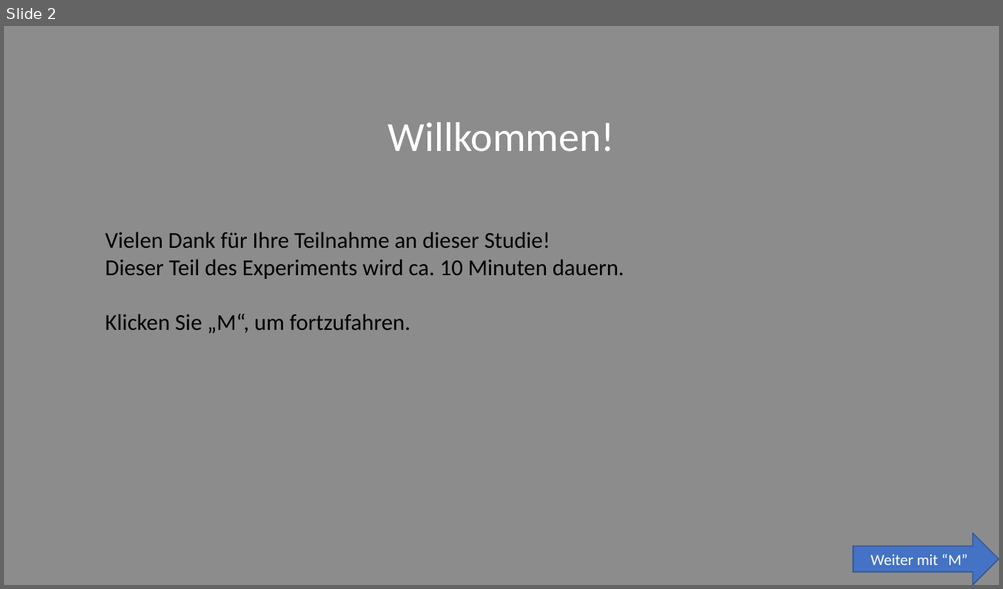
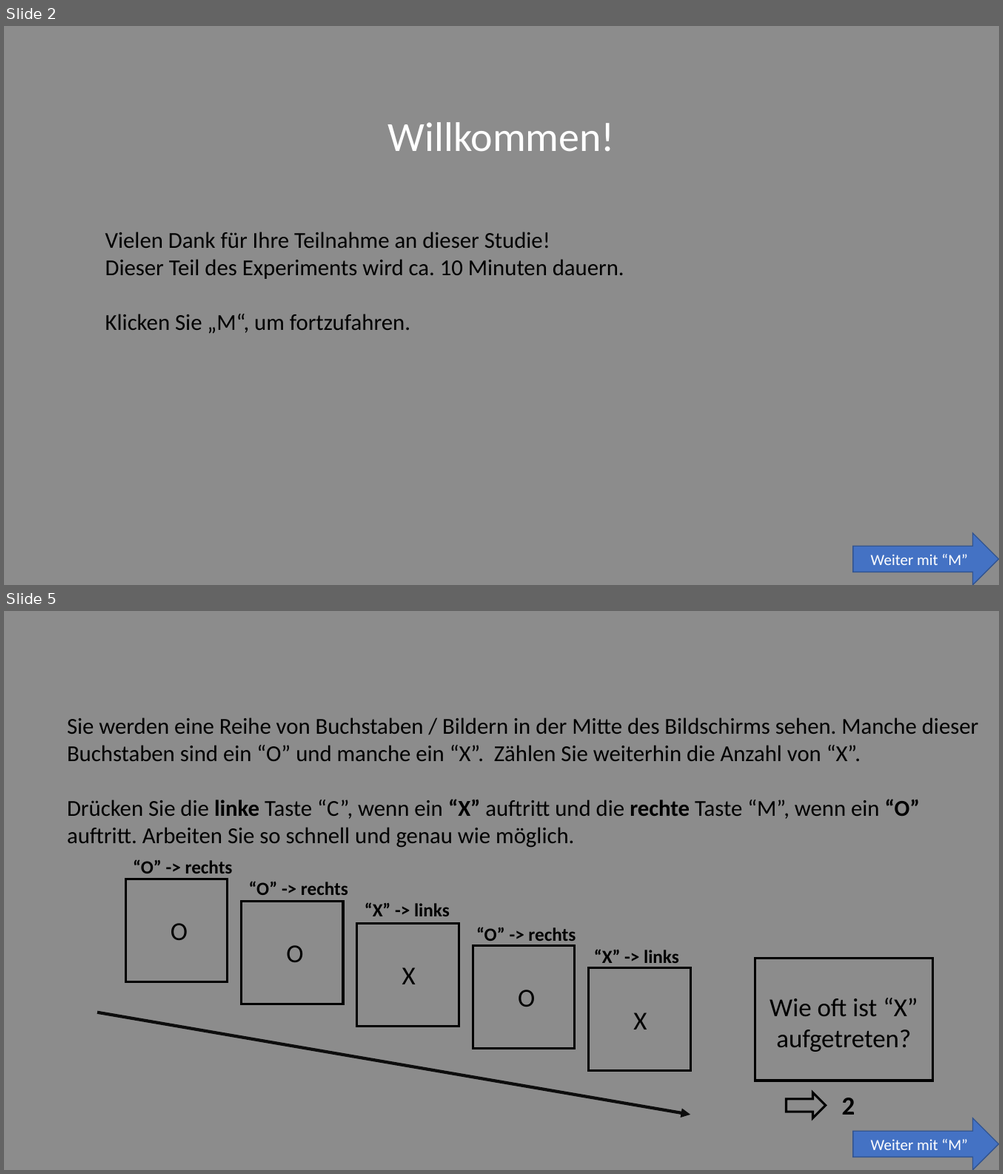
Before and after one commit to SLesche/oddball-task, a slide deck: instructions/instruction_slides.pptx. Shown one above the other, each under a label of ours: slide 2 before the commit, slides 2 and 5 after it; the slides between them are not shown. The pictures are 1003x589 and 1003x1174 pixels, drawn with LibreOffice and Linux fonts; fonts in the diff are those of the drawing. Boxes give left, top, right and bottom in pixels: in the first picture for what was removed or moved away, otherwise in the second. Text is boxed around its words. In the diff, an @@ line names an element or a change of style, - is before the commit and + after.

```diff
--- a/instructions/instruction_slides.pptx
+++ b/instructions/instruction_slides.pptx
@@ slide 5 added at (4,611,999,1170), background #8C8C8C @@
@@ text added at (67,718,978,847), 22 pt, text #000000 @@
+Sie werden eine Reihe von Buchstaben / Bildern in der Mitte des Bildschirms sehen. Manche dieser Buchstaben sind ein “O” und manche ein “X”. Zählen Sie weiterhin die Anzahl von “X”.
+Drücken Sie die linke Taste “C”, wenn ein “X” auftritt und die rechte Taste “M”, wenn ein “O” auftritt. Arbeiten Sie so schnell und genau wie möglich.
@@ text added at (133,860,233,874), 18 pt, text #000000, bold @@
+“O” -> rechts
@@ rectangle added at (125,880,227,982), outline #000000 2.25 pt @@
@@ text added at (249,881,348,895), 18 pt, text #000000, bold @@
+“O” -> rechts
@@ rectangle added at (242,901,343,1004), outline #000000 2.25 pt @@
@@ text added at (364,903,449,917), 18 pt, text #000000, bold @@
+“X” -> links
@@ text added at (170,923,188,940), 25 pt, text #000000 @@
+O
@@ rectangle added at (357,923,458,1027), outline #000000 2.25 pt @@
@@ text added at (476,927,575,945), 18 pt, text #000000, bold @@
+“O” -> rechts
@@ text added at (286,945,303,963), 25 pt, text #000000 @@
+O
@@ rectangle added at (472,946,574,1049), outline #000000 2.25 pt @@
@@ text added at (594,950,679,968), 18 pt, text #000000, bold @@
+“X” -> links
@@ rectangle added at (754,959,932,1081), outline #000000 2.25 pt @@
@@ text added at (402,968,415,985), 25 pt, text #000000 @@
+X
@@ rectangle added at (588,968,690,1071), outline #000000 2.25 pt @@
@@ text added at (518,990,535,1007), 25 pt, text #000000 @@
+O
@@ text added at (769,998,917,1052), 25 pt, text #000000 @@
+Wie oft ist “X” aufgetreten?
@@ arrow added from (97, 1012) to (691, 1116), #0D0D0D 3 pt @@
@@ text added at (633,1013,646,1030), 25 pt, text #000000 @@
+X
@@ right arrow added at (786,1093,825,1119), outline #000000 2.25 pt @@
@@ text added at (842,1098,855,1115), 25 pt, text #000000, bold @@
+2
@@ right arrow added at (853,1119,999,1170), fill #4472C4, outline #325491 1 pt, 15 pt, text #FFFFFF @@
+Weiter mit “M”
```
Also in this commit, not shown: 2 slides changed, 1 other slide added, 14 other files.
